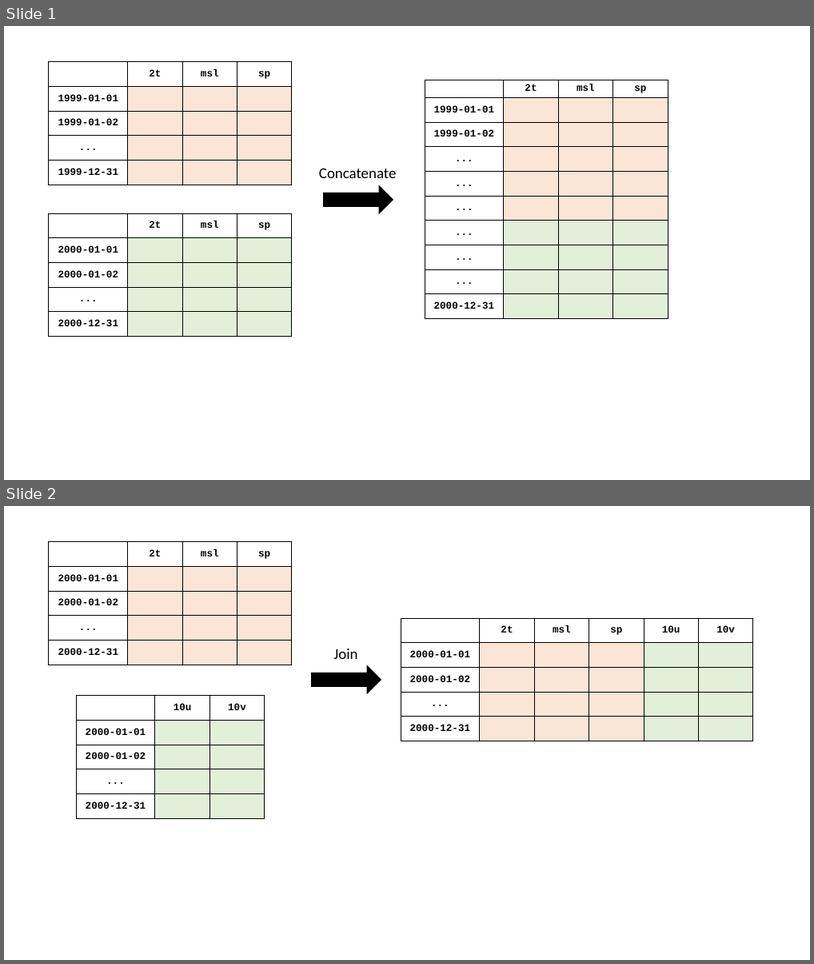
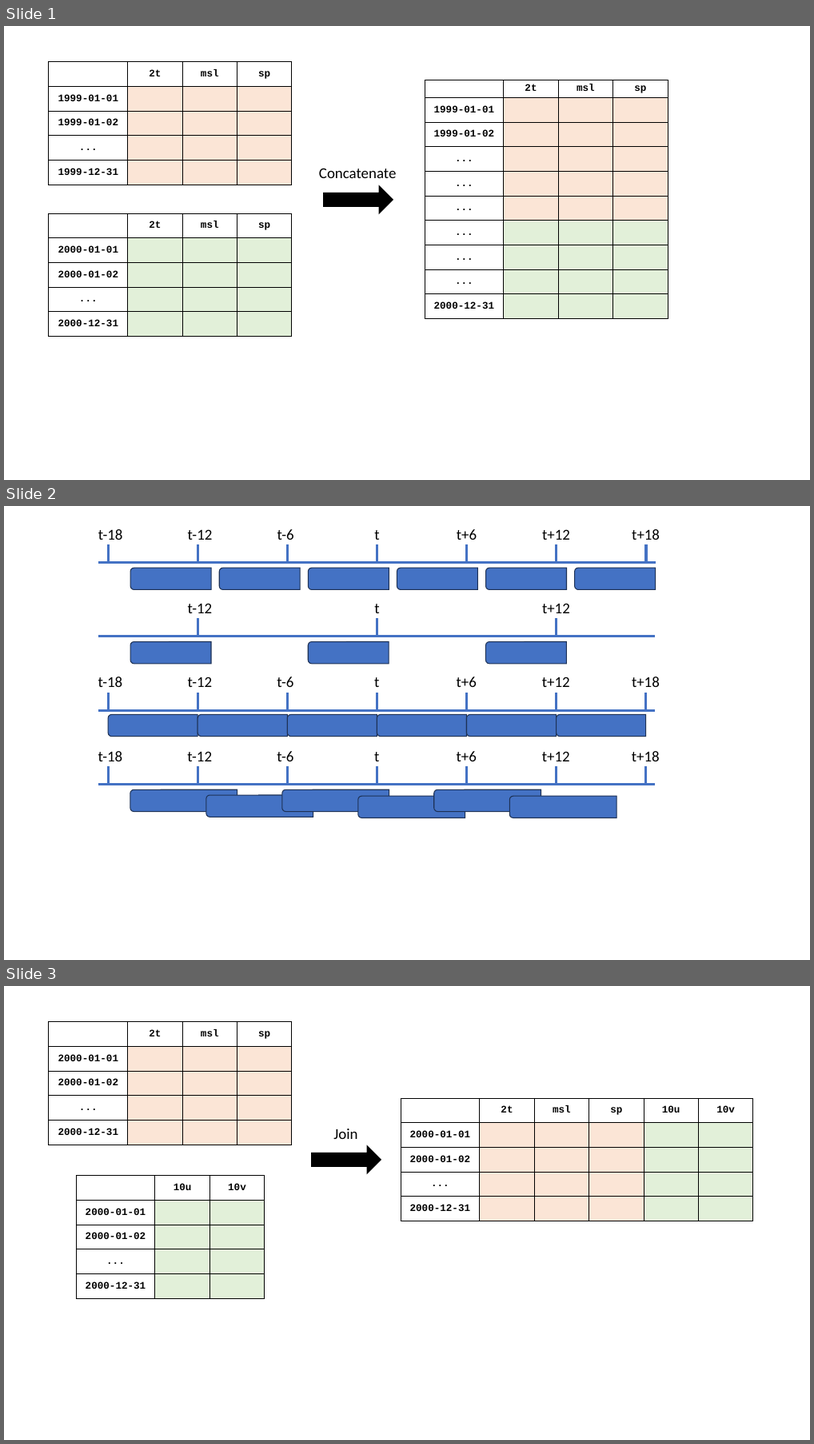
Before and after one commit to ecmwf/anemoi-datasets, a slide deck: docs/pptx/images.pptx. Shown one above the other, each under a label of ours: slides 1 and 2 before the commit, slides 1, 2 and 3 after it. The pictures are 814x964 and 814x1444 pixels, drawn with LibreOffice and Linux fonts; fonts in the diff are those of the drawing. Boxes give left, top, right and bottom in pixels: in the first picture for what was removed or moved away, otherwise in the second. Text is boxed around its words. In the diff, an @@ line names an element or a change of style, - is before the commit and + after.

Commit message:
images

```diff
--- a/docs/pptx/images.pptx
+++ b/docs/pptx/images.pptx
@@ slide 2 added at <box>4,506,810,960</box>, background #FFFFFF @@
@@ group added at <box>98,529,660,562</box>: 8 lines, 7 texts @@
+t
+t+6
+t+12
+t+18
+t-6
+t-12
+t-18
@@ round same rect added at <box>130,568,211,589</box>, fill #4472C4, outline #1E3256 1 pt @@
@@ round same rect added at <box>219,568,301,589</box>, fill #4472C4, outline #1E3256 1 pt @@
@@ round same rect added at <box>308,568,390,589</box>, fill #4472C4, outline #1E3256 1 pt @@
@@ round same rect added at <box>398,568,478,589</box>, fill #4472C4, outline #1E3256 1 pt @@
@@ round same rect added at <box>486,568,567,589</box>, fill #4472C4, outline #1E3256 1 pt @@
@@ round same rect added at <box>575,568,656,589</box>, fill #4472C4, outline #1E3256 1 pt @@
@@ text added at <box>188,603,213,613</box>, 18 pt, text #000000 @@
+t-12
@@ line added from (198, 636) to (198, 618), #4472C4 3 pt @@
@@ text added at <box>374,604,379,613</box>, 18 pt, text #000000 @@
+t
@@ line added from (378, 636) to (378, 618), #4472C4 3 pt @@
@@ text added at <box>542,603,570,613</box>, 18 pt, text #000000 @@
+t+12
@@ line added from (557, 636) to (557, 618), #4472C4 3 pt @@
@@ line added from (98, 636) to (655, 636), #4472C4 3 pt @@
@@ round same rect added at <box>130,642,211,664</box>, fill #4472C4, outline #1E3256 1 pt @@
@@ round same rect added at <box>308,642,390,664</box>, fill #4472C4, outline #1E3256 1 pt @@
@@ round same rect added at <box>486,642,567,664</box>, fill #4472C4, outline #1E3256 1 pt @@
@@ group added at <box>98,676,660,710</box>: 8 lines, 7 texts @@
+t
+t+6
+t+12
+t+18
+t-6
+t-12
+t-18
@@ round same rect added at <box>108,714,198,736</box>, fill #4472C4, outline #1E3256 1 pt @@
@@ round same rect added at <box>198,714,288,736</box>, fill #4472C4, outline #1E3256 1 pt @@
@@ round same rect added at <box>288,714,378,736</box>, fill #4472C4, outline #1E3256 1 pt @@
@@ round same rect added at <box>378,714,466,736</box>, fill #4472C4, outline #1E3256 1 pt @@
@@ round same rect added at <box>466,714,556,736</box>, fill #4472C4, outline #1E3256 1 pt @@
@@ round same rect added at <box>557,714,646,736</box>, fill #4472C4, outline #1E3256 1 pt @@
@@ group added at <box>98,751,660,784</box>: 8 lines, 7 texts @@
+t
+t+6
+t+12
+t+18
+t-6
+t-12
+t-18
@@ round same rect added at <box>130,789,238,811</box>, fill #4472C4, outline #1E3256 1 pt @@
@@ round same rect added at <box>282,789,390,811</box>, fill #4472C4, outline #1E3256 1 pt @@
@@ round same rect added at <box>434,789,542,811</box>, fill #4472C4, outline #1E3256 1 pt @@
@@ round same rect added at <box>206,795,314,816</box>, fill #4472C4, outline #1E3256 1 pt @@
@@ round same rect added at <box>358,796,466,818</box>, fill #4472C4, outline #1E3256 1 pt @@
@@ round same rect added at <box>510,796,617,818</box>, fill #4472C4, outline #1E3256 1 pt @@
@@ what was slide 2 is now slide 3 @@
```
